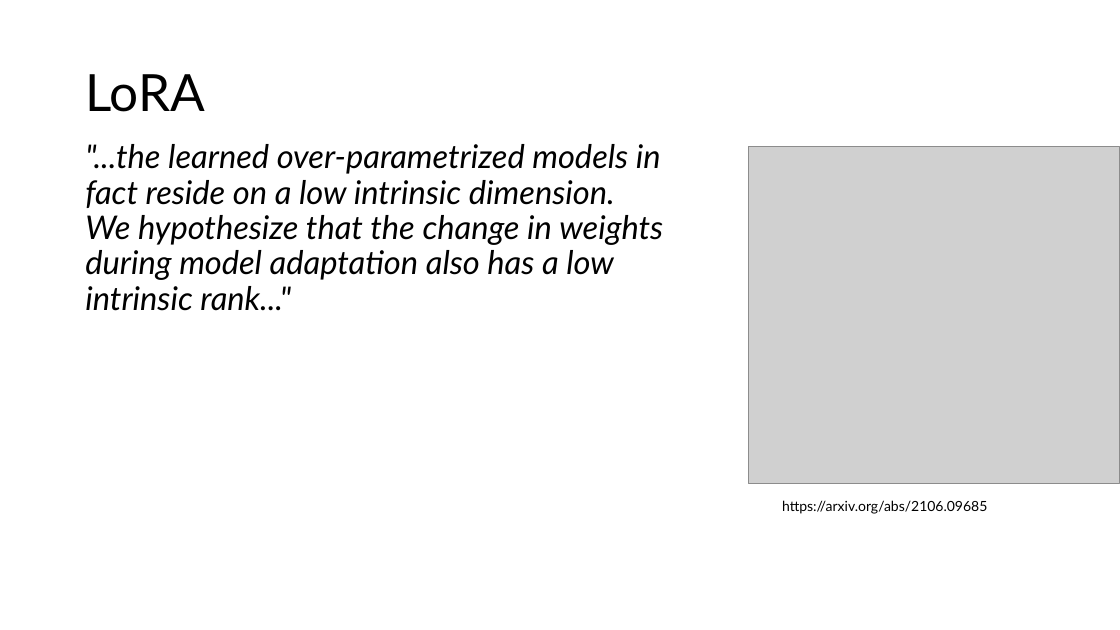
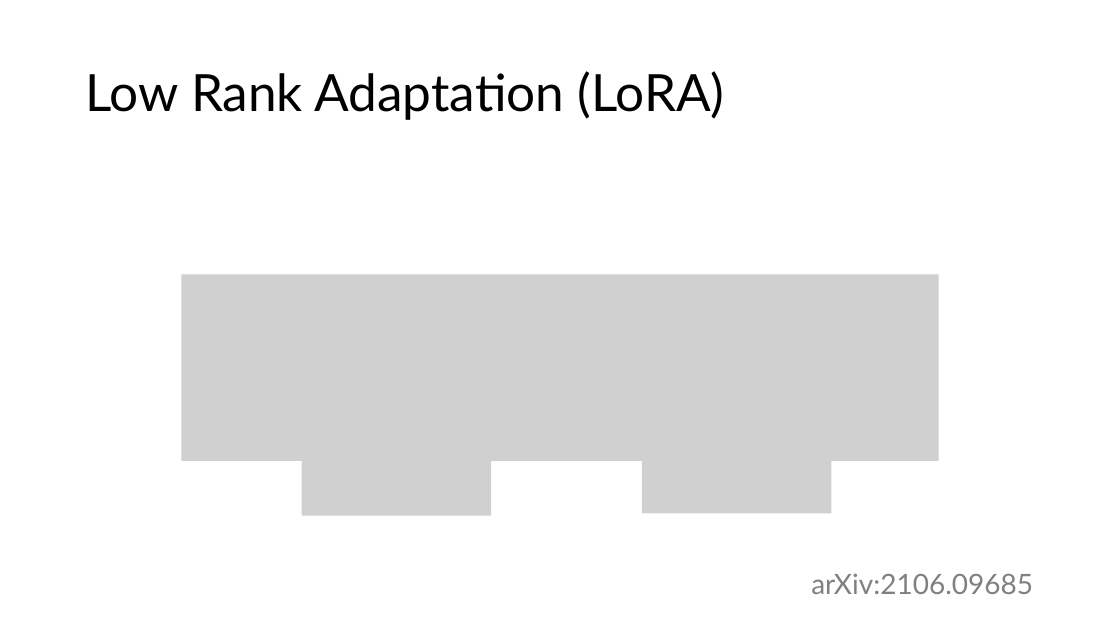
Before and after one commit to acceleratescience/large-language-models, a slide deck: slide 17 of slides/7-finetuning.pptx (slide 12 before the commit). Drawn at 1120x630 pixels with LibreOffice and Linux fonts; fonts in the diff are those of the drawing; grey boxes stand for pictures. Boxes give left, top, right and bottom in pixels: in the first picture for what was removed or moved away, otherwise in the second. Text is boxed around its words. In the diff, an @@ line names an element or a change of style, - is before the commit and + after.

```diff
--- a/slides/7-finetuning.pptx
+++ b/slides/7-finetuning.pptx
@@ title at (x1=85, y1=71, x2=725, y2=120): text changed @@
-LoRA
+Low Rank Adaptation (LoRA)
@@ text removed at (x1=85, y1=144, x2=663, y2=311) @@
-"...the learned over-parametrized models in fact reside on a low intrinsic dimension. We hypothesize that the change in weights during model adaptation also has a low intrinsic rank..."
@@ picture removed at (x1=749, y1=147, x2=1120, y2=484) @@
@@ picture added at (x1=181, y1=275, x2=939, y2=461) @@
@@ picture added at (x1=302, y1=431, x2=492, y2=516) @@
@@ picture added at (x1=642, y1=429, x2=832, y2=513) @@
@@ text at (x1=811, y1=573, x2=1033, y2=594): text changed; size 12 to 24 pt; text colour #000000 to #808080 @@
-https://arxiv.org/abs/2106.09685
+arXiv:2106.09685
```
Also in this commit, not shown: 3 other slides changed, 10 slides added, 15 slides removed.
